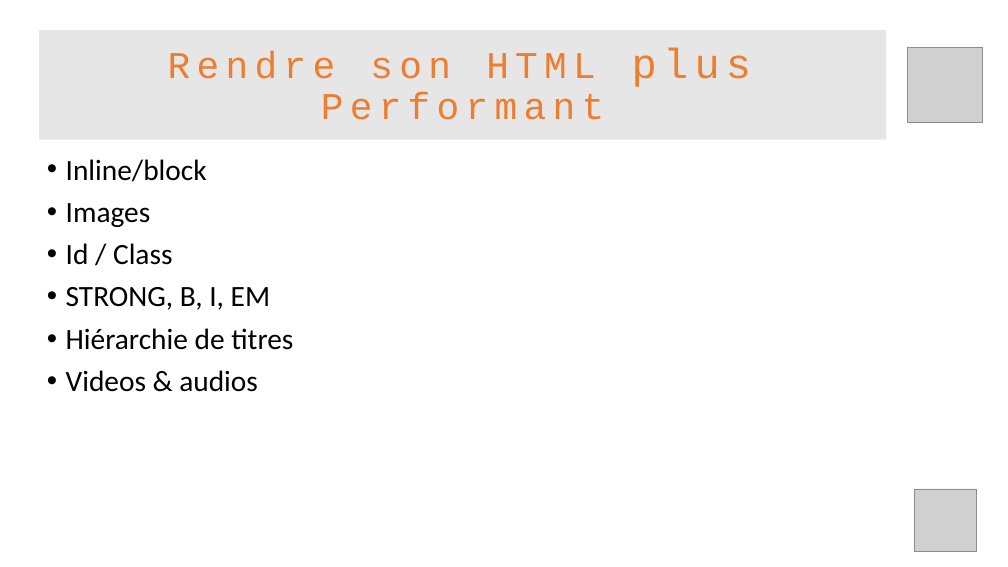
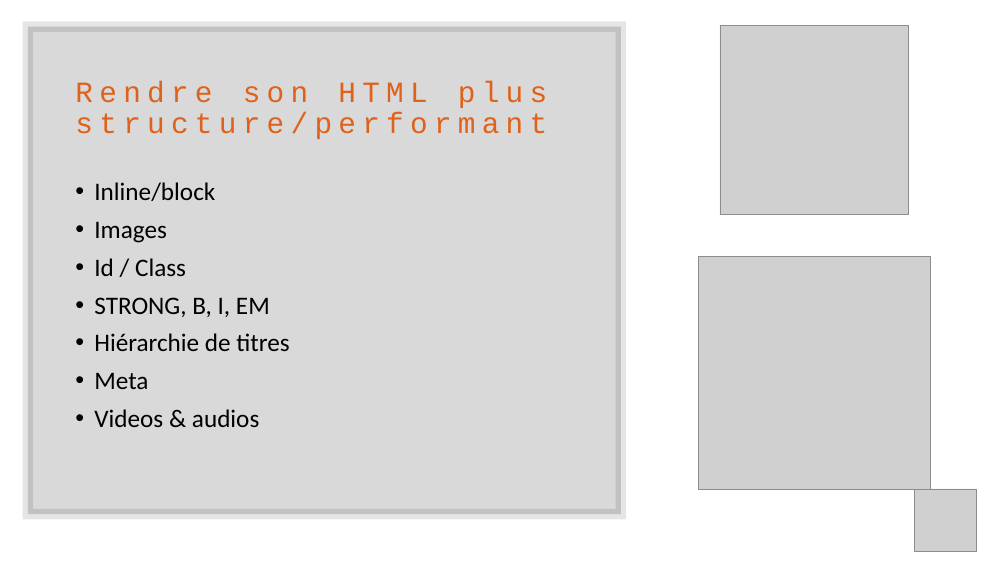
Before and after one commit to CharlotteTusset/Workshop-HTML, a slide deck: slide 8 of Matériel/Workshop - HTML.pptx. Drawn at 1008x567 pixels with LibreOffice and Linux fonts; fonts in the diff are those of the drawing; grey boxes stand for pictures. Boxes give left, top, right and bottom in pixels: in the first picture for what was removed or moved away, otherwise in the second. Text is boxed around its words. In the diff, an @@ line names an element or a change of style, - is before the commit and + after.

```diff
--- a/Matériel/Workshop - HTML.pptx
+++ b/Matériel/Workshop - HTML.pptx
@@ rectangle added at (x1=28, y1=26, x2=622, y2=514), fill #000000 at 15% opacity, outline #000000 10 pt @@
@@ picture added at (x1=720, y1=26, x2=909, y2=215) @@
@@ title "Rendre son HTML plus structure/performant" moved from (x1=39, y1=30, x2=886, y2=140) to (x1=75, y1=81, x2=547, y2=139) @@
@@ title "Rendre son HTML plus structure/performant" at (x1=75, y1=81, x2=547, y2=139): fill #E7E6E6 to none @@
@@ title at (x1=75, y1=81, x2=547, y2=139): text changed; size 36 to 28 pt; text colour #ED7D31 to #DE621B @@
-Rendre son HTML plus Performant
+Rendre son HTML plus structure/performant
@@ text "Inline/block" moved from (x1=66, y1=159, x2=293, y2=392) to (x1=94, y1=182, x2=289, y2=427) @@
@@ text at (x1=94, y1=182, x2=289, y2=427): size 28 to 24 pt @@
@@ picture resized from (x1=907, y1=47, x2=983, y2=123) to (x1=698, y1=256, x2=931, y2=489) @@
@@ text at (x1=94, y1=373, x2=148, y2=389): paragraph added @@
+• Meta
```
Also in this commit, not shown: 5 other slides changed, 8 slides removed, 3 other files.
